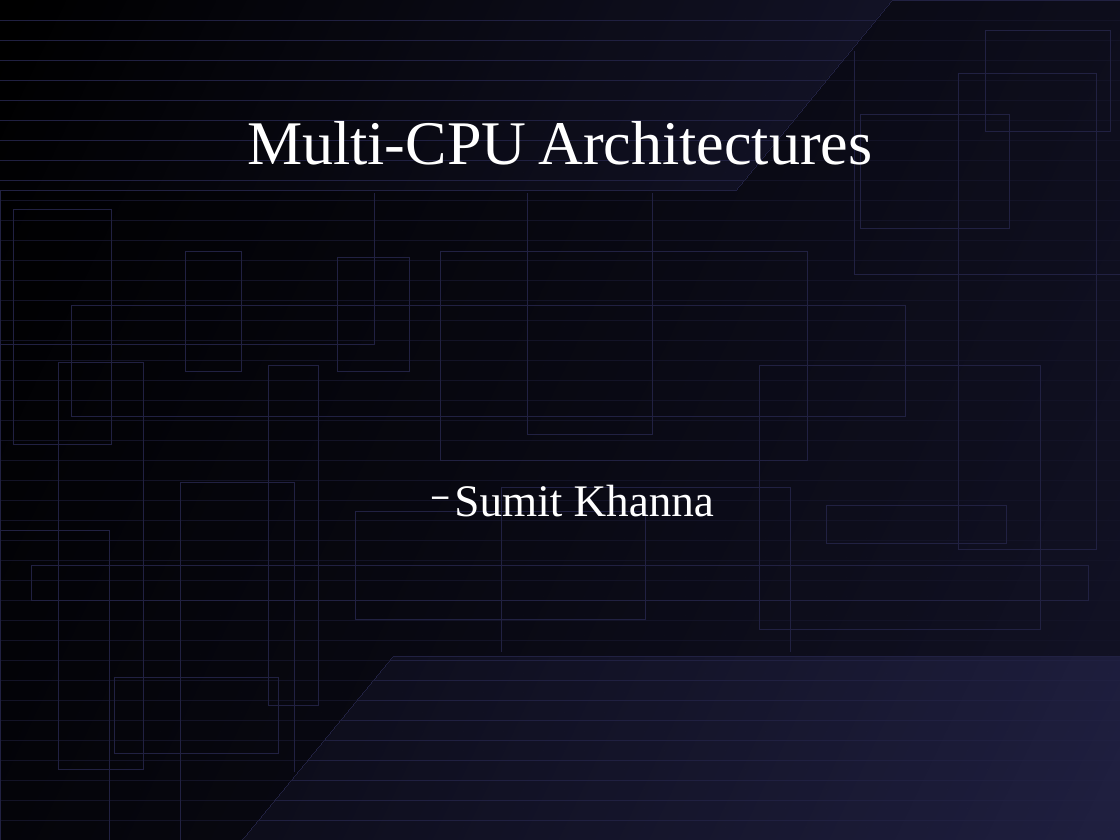
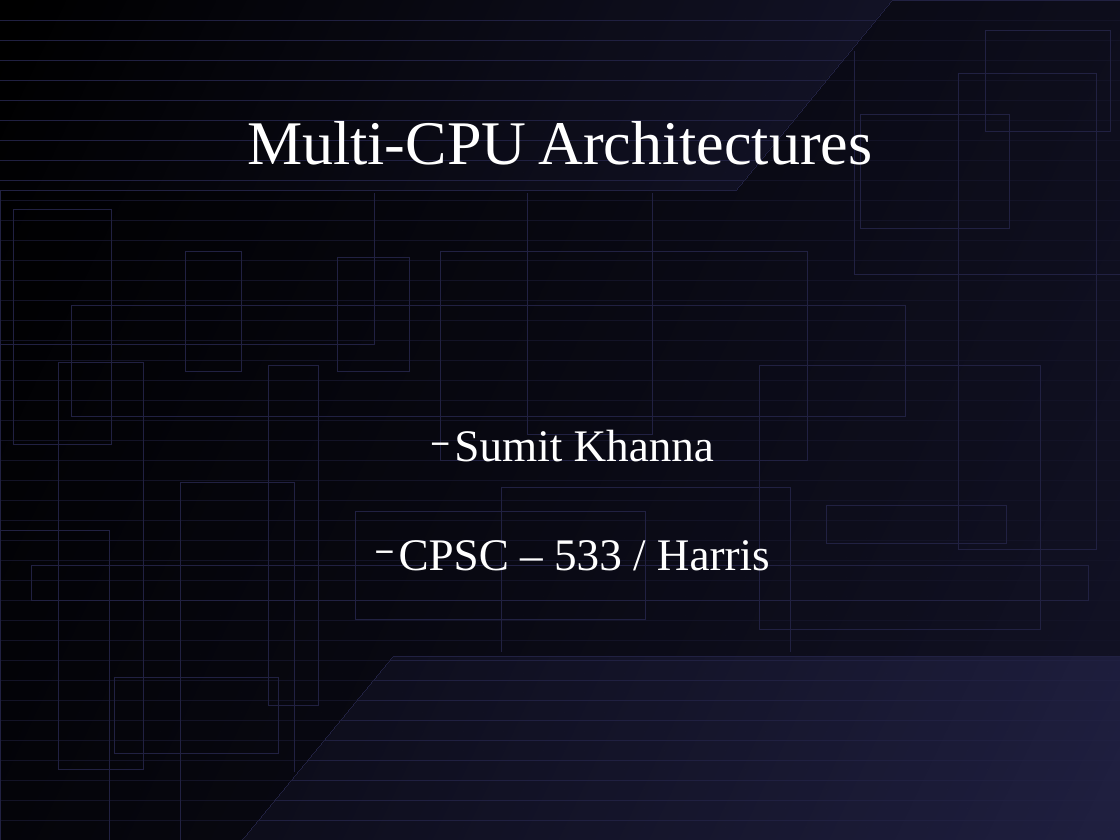
Before and after one commit to sumdog/assignments, a slide deck: slide 1 of cpsc-533/presentation.odp. Drawn at 1120x840 pixels with LibreOffice and Linux fonts; fonts in the diff are those of the drawing. Boxes give left, top, right and bottom in pixels: in the first picture for what was removed or moved away, otherwise in the second. Text is boxed around its words. In the diff, an @@ line names an element or a change of style, - is before the commit and + after.

```diff
--- a/cpsc-533/presentation.odp
+++ b/cpsc-533/presentation.odp
@@ subtitle at (399,535,770,579): paragraph added @@
+  − CPSC – 533 / Harris
```
Also in this commit, not shown: 1 other slide changed, 10 slides added, 1 other file.
